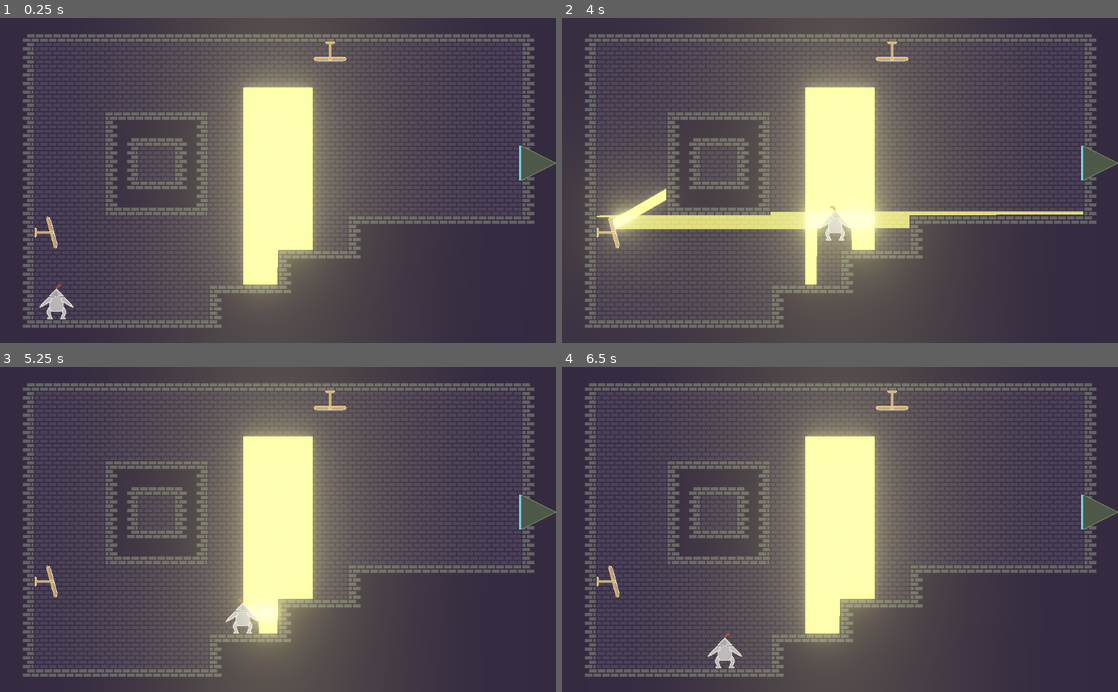
Above: before the commit, frames 1-4 (two rows, left to right).
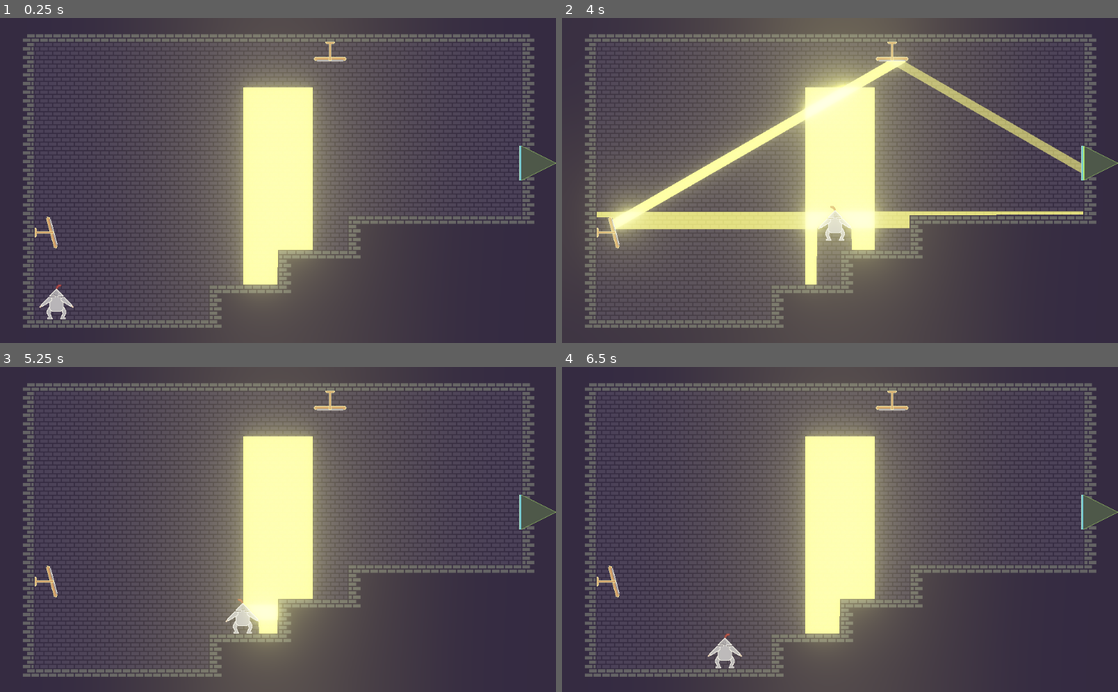
Above: after the commit, the same moments.

Repository: marc-jones/game-off-2022
Game: Godot game, scene res://nodes/PlayState.tscn
Same seed, same stepped clock (60 frames per second), same inputs: the game is played once before the commit and once after it.
Inputs:
- Up to frame 1 (0.25 s): no input
- Up to frame 2 (4 s): tap Enter at 0.5 s; hold Right (move_right) 0.53-2.03 s; tap Down (crouch) every 0.75 s from 0.6 to 3.6 s; tap Space (jump) at 0.77, 1.52, 3.02, 3.77 s; hold Left (move_left) 2.03-2.78 s; hold Right (move_right) from 2.78 s (still down)
- Up to frame 3 (5.25 s): release Right (move_right) at 4.28 s; hold Left (move_left) 4.28-5.03 s; tap Down (crouch) at 4.35, 5.1 s; tap Space (jump) at 4.52 s; hold Right (move_right) from 5.03 s (still down)
- Up to frame 4 (6.5 s): tap Space (jump) at 5.75, 6.02 s; release Right (move_right) at 5.78 s; hold Left (move_left) from 5.78 s (still down); tap Down (crouch) at 5.85 s

The runs differ from the first frame. In frame 1, 1.6% of the frame differs, in the area x 19-38%, y 29-61%; in frame 2, 7.5%, in the area x 6-94%, y 7-61%; in frame 3, 1.6%; in frame 4, 1.6%.

Commit message:
Further tileset tiles

Diff:
--- a/nodes/PlayState.tscn
+++ b/nodes/PlayState.tscn
@@ -78,6 +78,30 @@
 points = PoolVector2Array( 0, 0, 64, 0, 64, 64, 0, 64 )
 
 [sub_resource type="ConvexPolygonShape2D" id=27]
+points = PoolVector2Array( 0, 0, 64, 0, 64, 64, 0, 64 )
+
+[sub_resource type="ConvexPolygonShape2D" id=28]
+points = PoolVector2Array( 0, 0, 64, 0, 64, 64, 0, 64 )
+
+[sub_resource type="ConvexPolygonShape2D" id=29]
+points = PoolVector2Array( 0, 0, 64, 0, 64, 64, 0, 64 )
+
+[sub_resource type="ConvexPolygonShape2D" id=30]
+points = PoolVector2Array( 0, 0, 64, 0, 64, 64, 0, 64 )
+
+[sub_resource type="ConvexPolygonShape2D" id=31]
+points = PoolVector2Array( 0, 0, 64, 0, 64, 64, 0, 64 )
+
+[sub_resource type="ConvexPolygonShape2D" id=32]
+points = PoolVector2Array( 0, 0, 64, 0, 64, 64, 0, 64 )
+
+[sub_resource type="ConvexPolygonShape2D" id=33]
+points = PoolVector2Array( 0, 0, 64, 0, 64, 64, 0, 64 )
+
+[sub_resource type="ConvexPolygonShape2D" id=34]
+points = PoolVector2Array( 0, 0, 64, 0, 64, 64, 0, 64 )
+
+[sub_resource type="ConvexPolygonShape2D" id=35]
 points = PoolVector2Array( 0, 0, 64, 0, 64, 64, 0, 64 )
 
 [sub_resource type="TileSet" id=1]
@@ -99,10 +123,10 @@
 2/texture = ExtResource( 4 )
 2/tex_offset = Vector2( 0, 0 )
 2/modulate = Color( 1, 1, 1, 1 )
-2/region = Rect2( 0, 0, 384, 256 )
+2/region = Rect2( 0, 0, 512, 256 )
 2/tile_mode = 1
 2/autotile/bitmask_mode = 1
-2/autotile/bitmask_flags = [ Vector2( 0, 0 ), 144, Vector2(  …(445 unchanged characters)… ector2( 5, 2 ), 152, Vector2( 5, 3 ), 50 ]
+2/autotile/bitmask_flags = [ Vector2( 0, 0 ), 144, Vector2(  …(445 unchanged characters)… ector2( 5, 2 ), 152, Vector2( 5, 3 ), 50, Vector2( 6, 0 ), 446, Vector2( 6, 1 ), 251, Vector2( 6, 2 ), 191, Vector2( 6, 3 ), 506, Vector2( 7, 0 ), 154, Vector2( 7, 1 ), 178, Vector2( 7, 2 ), 184, Vector2( 7, 3 ), 58 ]
 2/autotile/icon_coordinate = Vector2( 0, 0 )
 2/autotile/tile_size = Vector2( 64, 64 )
 2/autotile/spacing = 0
@@ -261,6 +285,54 @@
 "one_way_margin": 1.0,
 "shape": SubResource( 27 ),
 "shape_transform": Transform2D( 1, 0, 0, 1, 0, 0 )
+}, {
+"autotile_coord": Vector2( 6, 0 ),
+"one_way": false,
+"one_way_margin": 1.0,
+"shape": SubResource( 28 ),
+"shape_transform": Transform2D( 1, 0, 0, 1, 0, 0 )
+}, {
+"autotile_coord": Vector2( 6, 1 ),
+"one_way": false,
+"one_way_margin": 1.0,
+"shape": SubResource( 29 ),
+"shape_transform": Transform2D( 1, 0, 0, 1, 0, 0 )
+}, {
+"autotile_coord": Vector2( 6, 2 ),
+"one_way": false,
+"one_way_margin": 1.0,
+"shape": SubResource( 30 ),
+"shape_transform": Transform2D( 1, 0, 0, 1, 0, 0 )
+}, {
+"autotile_coord": Vector2( 6, 3 ),
+"one_way": false,
+"one_way_margin": 1.0,
+"shape": SubResource( 31 ),
+"shape_transform": Transform2D( 1, 0, 0, 1, 0, 0 )
+}, {
+"autotile_coord": Vector2( 7, 0 ),
+"one_way": false,
+"one_way_margin": 1.0,
+"shape": SubResource( 32 ),
+"shape_transform": Transform2D( 1, 0, 0, 1, 0, 0 )
+}, {
+"autotile_coord": Vector2( 7, 1 ),
+"one_way": false,
+"one_way_margin": 1.0,
+"shape": SubResource( 33 ),
+"shape_transform": Transform2D( 1, 0, 0, 1, 0, 0 )
+}, {
+"autotile_coord": Vector2( 7, 2 ),
+"one_way": false,
+"one_way_margin": 1.0,
+"shape": SubResource( 34 ),
+"shape_transform": Transform2D( 1, 0, 0, 1, 0, 0 )
+}, {
+"autotile_coord": Vector2( 7, 3 ),
+"one_way": false,
+"one_way_margin": 1.0,
+"shape": SubResource( 35 ),
+"shape_transform": Transform2D( 1, 0, 0, 1, 0, 0 )
 } ]
 2/z_index = 0
 
@@ -302,7 +374,7 @@
 collision_layer = 3
 collision_mask = 3
 format = 1
-tile_data = PoolIntArray( -1, 2, 1, -65536, 2, 2, -65535, 2, …(1025 unchanged characters)… 39, 196609, 0, 0, 196610, 0, 0, 196611, 2, 5, 196612, 2, 196610, 196613, 2, 131077, 196614, 0, 0, 196615, 0, 0, 196616, 0, 0, 196617, 0, 0, 196618, 0, 0, 196619, 0, 0, 196620, 0, 0, 196621, 0, 0, 196622, 0, 0, 196623, 2, 65537, 196624, 2, 65539, 327679, 2, 65537, 262144, 2, 65539, 262145, 0, 0, 262146, 0, 0, 262147, 2, 65536, 262148, 0, 0, 262149, 2, 65536, 262150, 0, 0, 262151, 0, 0, 262152, 0, 0, 262153, 0, 0, 262154, 0, 0, 262155, 0, 0, 262156, 0, 0, 262157, 0, 0, 262158, 0, 0, 262159, 2, 65537, 262160, 2, 65539, 393215, 2, 65537, 327680, 2, 65539, 327681, 0, 0, 327682, 0, 0, 327683, 2, 196613, 327684, 2, 196610, 327685, 2, 65541, 327686, 0, 0, 327687, 0, 0, 327688, 0, …(1607 unchanged characters)…
+tile_data = PoolIntArray( -1, 2, 1, -65536, 2, 2, -65535, 2, …(1025 unchanged characters)… 39, 196609, 0, 0, 196610, 0, 0, 196611, 0, 0, 196612, 0, 0, 196613, 0, 0, 196614, 0, 0, 196615, 0, 0, 196616, 0, 0, 196617, 0, 0, 196618, 0, 0, 196619, 0, 0, 196620, 0, 0, 196621, 0, 0, 196622, 0, 0, 196623, 2, 65537, 196624, 2, 65539, 327679, 2, 65537, 262144, 2, 65539, 262145, 0, 0, 262146, 0, 0, 262147, 0, 0, 262148, 0, 0, 262149, 0, 0, 262150, 0, 0, 262151, 0, 0, 262152, 0, 0, 262153, 0, 0, 262154, 0, 0, 262155, 0, 0, 262156, 0, 0, 262157, 0, 0, 262158, 0, 0, 262159, 2, 65537, 262160, 2, 65539, 393215, 2, 65537, 327680, 2, 65539, 327681, 0, 0, 327682, 0, 0, 327683, 0, 0, 327684, 0, 0, 327685, 0, 0, 327686, 0, 0, 327687, 0, 0, 327688, 0, …(1607 unchanged characters)…
 
 [node name="LightManager" type="Node2D" parent="."]
 modulate = Color( 1.3, 1.3, 1, 1 )
Binary file changed: assets/tiles/tileset.png
Not shown: 1 places in nodes/PlayState.tscn that only renumber resources
Not shown, changed: raw_assets/tileset.xcf
